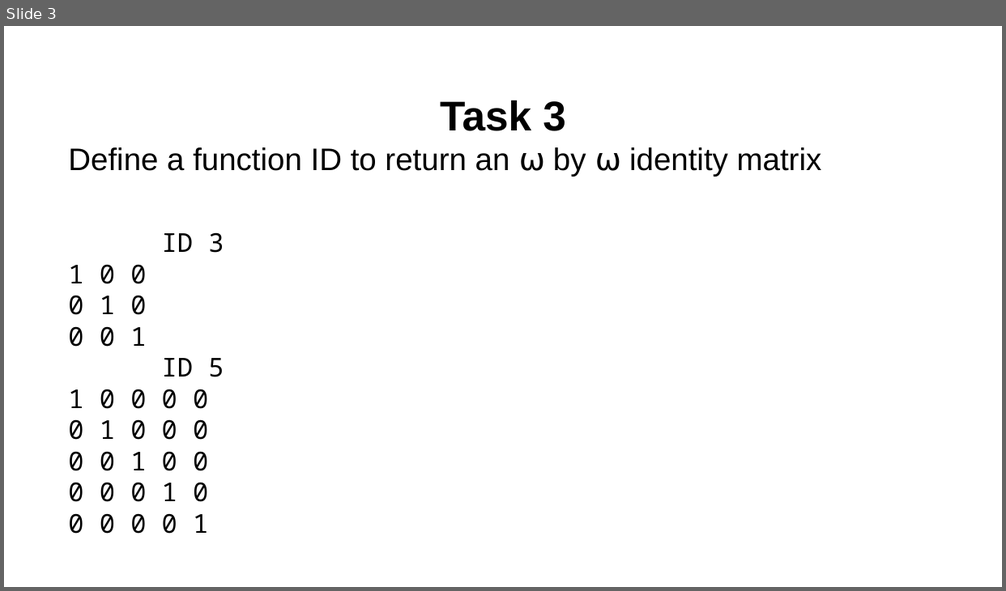
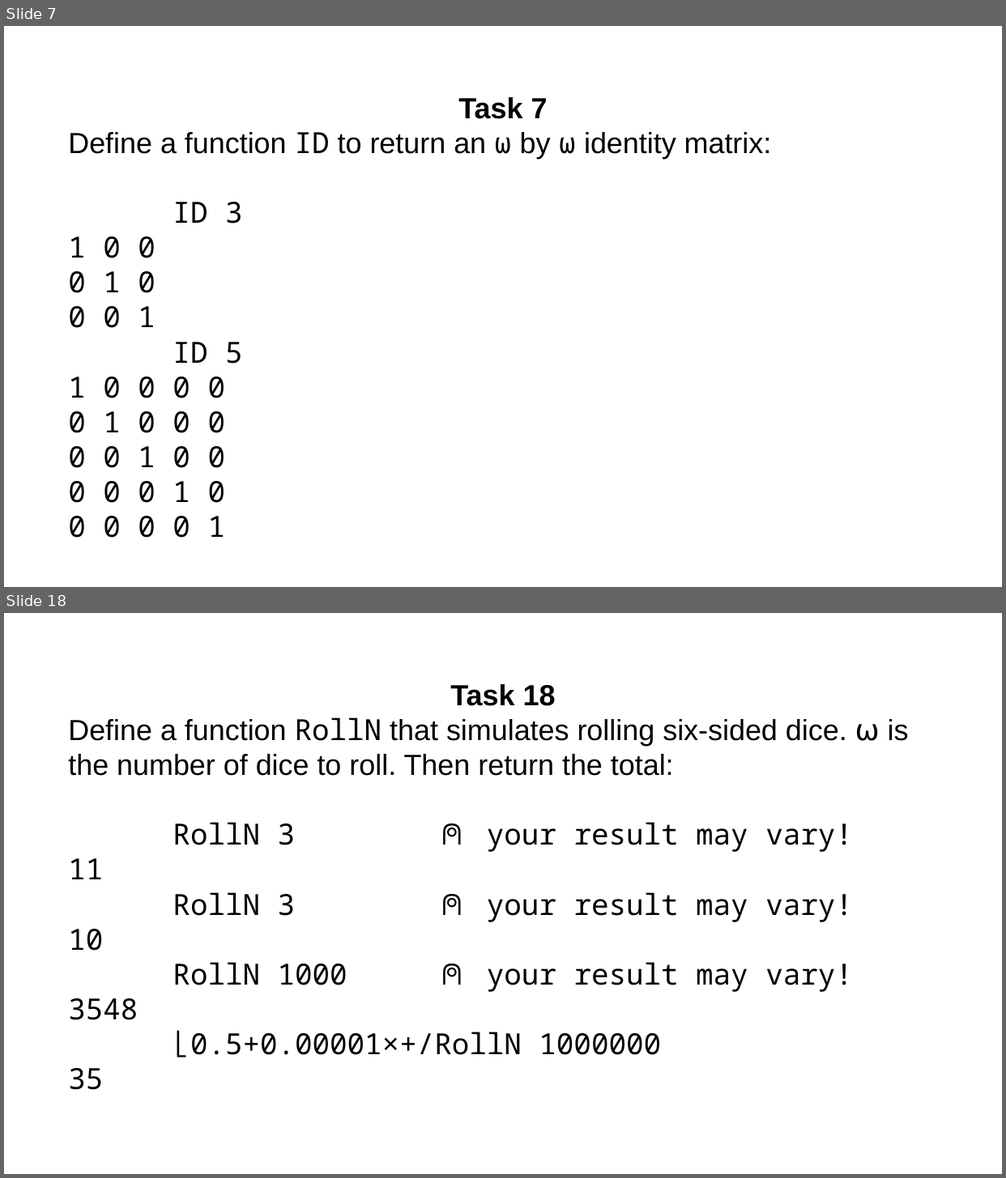
Before and after one commit to abrudz/tasks, a slide deck: tasks4.pptx. Shown one above the other, each under a label of ours: slide 3 before the commit, slides 7 and 18 after it; the slides between them are not shown. The pictures are 1006x591 and 1006x1178 pixels, drawn with LibreOffice and Linux fonts; fonts in the diff are those of the drawing. Boxes give left, top, right and bottom in pixels: in the first picture for what was removed or moved away, otherwise in the second. Text is boxed around its words. In the diff, an @@ line names an element or a change of style, - is before the commit and + after.

```diff
--- a/tasks4.pptx
+++ b/tasks4.pptx
@@ slide 18 added at bbox=[4, 613, 1002, 1174], background #FFFFFF @@
@@ text added at bbox=[68, 684, 909, 1058], 28 pt, text #000000 @@
+Task 18
+Define a function RollN that simulates rolling six-sided dice. ⍵ is the number of dice to roll. Then return the total:
+RollN 3 ⍝ your result may vary!
+11
+RollN 3 ⍝ your result may vary!
+10
+RollN 1000 ⍝ your result may vary!
+3548
+⌊0.5+0.00001×+/RollN 1000000
+35
@@ what was slide 3 is now slide 7 @@
@@ slide 7 changed as well @@
@@ text at bbox=[68, 97, 772, 159]: text changed; size 30 to 28 pt @@
-Task 3
-Define a function ID to return an ⍵ by ⍵ identity matrix
+Task 7
+Define a function ID to return an ⍵ by ⍵ identity matrix:
@@ text at bbox=[68, 237, 243, 538]: size 25 to 28 pt in "ID 3", "1 0 0", "0 1 0", "0 0 1" and 6 more places @@
```
Also in this commit, not shown: 1 other slide changed, 16 other slides added, 5 slides removed, 1 other file.
